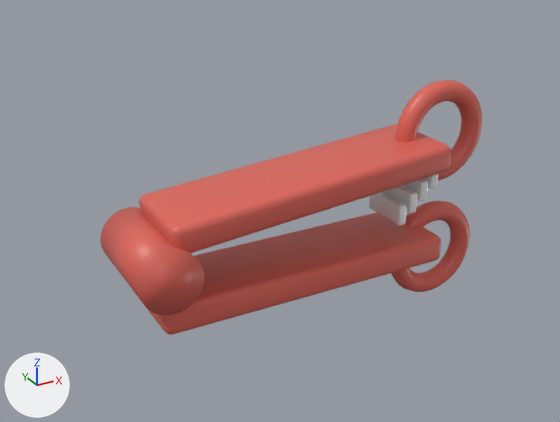
The glTF model public/models/cardiohelp-ecmo/circuit-clamp.glb, before and after one commit.
One viewpoint serves both versions: a camera (50 mm lens) standing at (-0.191, -0.331, 0.176) and looking at (-0.003, 0.011, 0.005). Every picture has the same lights, and +X, +Y and +Z are marked at lower left. The picture after the commit comes second. Vertices at exactly the same position are counted once.

In view in the first picture: 'circuit_clamp'.
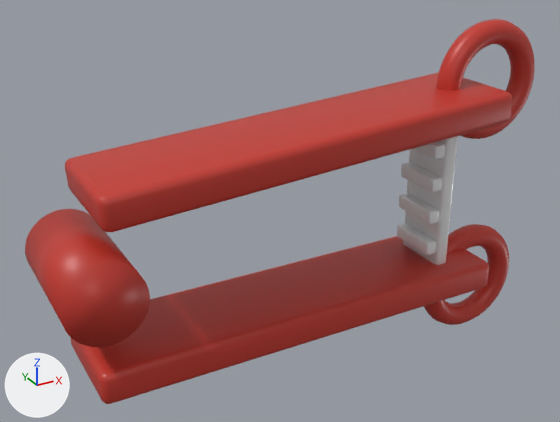
Pixel boxes (x1, y1, x2, y2) of what changed, in the pictures (560 x 422 px; the box of a moved part takes in the faces that stretch with it):
```json
{"object": "circuit_clamp", "change": "recoloured, reshaped, moved", "before": [101, 80, 482, 335], "after": [25, 19, 535, 404], "on screen": "34% wider, 51% taller"}
{"part": 1, "of": "me_circuit_clamp_mesh", "change": "moved or reshaped", "before": [138, 212, 441, 335], "after": [70, 236, 489, 404]}
{"part": 2, "of": "me_circuit_clamp_mesh", "change": "moved or reshaped", "before": [139, 124, 451, 253], "after": [65, 73, 512, 232]}
{"part": 3, "of": "me_circuit_clamp_mesh", "change": "added", "after": [25, 209, 150, 347], "on screen": "red"}
{"part": 4, "of": "me_circuit_clamp_mesh", "change": "added", "after": [436, 19, 535, 139], "on screen": "red"}
{"part": 5, "of": "me_circuit_clamp_mesh", "change": "moved or reshaped", "before": [424, 174, 438, 189], "after": [397, 224, 436, 255], "on screen": "mostly hidden before"}
{"part": 6, "of": "me_circuit_clamp_mesh", "change": "moved or reshaped", "before": [403, 179, 428, 201], "after": [399, 194, 439, 224]}
{"part": 7, "of": "me_circuit_clamp_mesh", "change": "moved or reshaped", "before": [383, 185, 417, 213], "after": [401, 163, 442, 192]}
{"part": 8, "of": "me_circuit_clamp_mesh", "change": "moved or reshaped", "before": [369, 192, 407, 226], "after": [413, 142, 445, 159]}
{"part": 9, "of": "me_circuit_clamp_mesh", "change": "added", "after": [403, 136, 458, 265]}
{"part": 10, "of": "me_circuit_clamp_mesh", "change": "deleted", "before": [395, 80, 482, 180], "on screen": "red"}
{"part": 11, "of": "me_circuit_clamp_mesh", "change": "deleted", "before": [101, 207, 205, 315], "on screen": "red"}
{"part": 12, "of": "me_circuit_clamp_mesh", "change": "moved or reshaped", "before": [391, 201, 470, 292], "after": [424, 224, 509, 325]}
```

Edits to the scene script, one JSON object a line:
```json
{"op": "set", "path": "mat_clamp_body.base_color", "old": "(0.72, 0.13, 0.1)", "new": "(0.548, 0.0385, 0.0254)", "note": "red #dd6559 -> red #c3372c"}
{"block": "me_circuit_clamp_mesh", "where": "# used by ob_circuit_clamp; location = (0.0, 0.0, -0.024)"}
{"op": "remove", "block": "me_circuit_clamp_mesh", "code": "me_circuit_clamp_mesh.from_pydata(...)  # 1792 vertices, 3556 faces; spans x -0.098..0.126, y -0.03..0.03, z -0.042..0.092"}
{"op": "add", "block": "me_circuit_clamp_mesh", "code": "me_circuit_clamp_mesh.from_pydata(...)  # 1888 vertices, 3744 faces; spans x -0.135..0.163, y -0.035..0.035, z -0.051..0.147"}
{"block": "me_circuit_clamp_mesh", "change": "me_circuit_clamp_mesh part 1: the loose piece of 96 vertices spanning x -0.085..0.085, y -0.025..0.025, z -0.008..0.008 is scaled about its middle by (1.42, 1.22, 1.16)"}
{"block": "me_circuit_clamp_mesh", "change": "me_circuit_clamp_mesh part 2: the loose piece of 96 vertices spanning x -0.079..0.087, y -0.025..0.025, z 0.033..0.063 is multiplied about its middle by the matrix ((1.434, 0.0, 0.044), (0.0, 1.218, 0.0), (-0.001, 0.0, 1.164)), then moved by (0.001, 0.0, 0.048)"}
{"block": "me_circuit_clamp_mesh", "change": "me_circuit_clamp_mesh part 3: a new loose piece, a 32-sided cylinder along y spanning x -0.135..-0.095, y -0.035..0.035, z 0.028..0.068, in mat_clamp_body (red #c3372c)"}
{"block": "me_circuit_clamp_mesh", "change": "me_circuit_clamp_mesh part 4: a new loose piece, a torus around y (ring radius 0.028, tube radius 0.007) spanning x 0.093..0.163, y -0.007..0.007, z 0.077..0.147, in mat_clamp_body (red #c3372c)"}
{"block": "me_circuit_clamp_mesh", "change": "me_circuit_clamp_mesh part 5: the loose piece of 96 vertices spanning x 0.08..0.085, y -0.015..0.015, z 0.034..0.046 is scaled about its middle by (1.5, 1, 0.635), then moved by (0.002, 0.0, -0.02)"}
{"block": "me_circuit_clamp_mesh", "change": "me_circuit_clamp_mesh part 6: the loose piece of 96 vertices spanning x 0.073..0.078, y -0.015..0.015, z 0.028..0.04 is scaled about its middle by (1.5, 1, 0.635), then moved by (0.009, 0.0, 0.006)"}
{"block": "me_circuit_clamp_mesh", "change": "me_circuit_clamp_mesh part 7: the loose piece of 96 vertices spanning x 0.067..0.071, y -0.015..0.015, z 0.022..0.034 is scaled about its middle by (1.5, 1, 0.635), then moved by (0.016, 0.0, 0.032)"}
{"block": "me_circuit_clamp_mesh", "change": "me_circuit_clamp_mesh part 8: the loose piece of 96 vertices spanning x 0.059..0.064, y -0.015..0.015, z 0.016..0.028 is scaled about its middle by (1.5, 1, 0.635), then moved by (0.023, 0.0, 0.058)"}
{"block": "me_circuit_clamp_mesh", "change": "me_circuit_clamp_mesh part 9: a new loose piece of 96 vertices spanning x 0.088..0.096, y -0.017..0.017, z 0.005..0.091, in mat_clamp_teeth (white #e9ebed)"}
{"block": "me_circuit_clamp_mesh", "change": "me_circuit_clamp_mesh part 10: the loose piece of 576 vertices spanning x 0.066..0.126, y -0.006..0.006, z 0.032..0.092 is deleted"}
{"block": "me_circuit_clamp_mesh", "change": "me_circuit_clamp_mesh part 11: the loose piece of 64 vertices spanning x -0.098..-0.066, y -0.03..0.03, z 0.008..0.04 is deleted"}
{"block": "me_circuit_clamp_mesh", "change": "me_circuit_clamp_mesh part 12: 573 vertices removed from x 0.066..0.126, y -0.006..0.006, z -0.042..0.018; 573 vertices added at x 0.093..0.163, y -0.007..0.007, z -0.051..0.019"}
{"op": "set", "path": "ob_circuit_clamp.location", "old": "(0.0, 0.0, -0.024)", "new": "(0.0, 0.0, -0.048)"}
```
